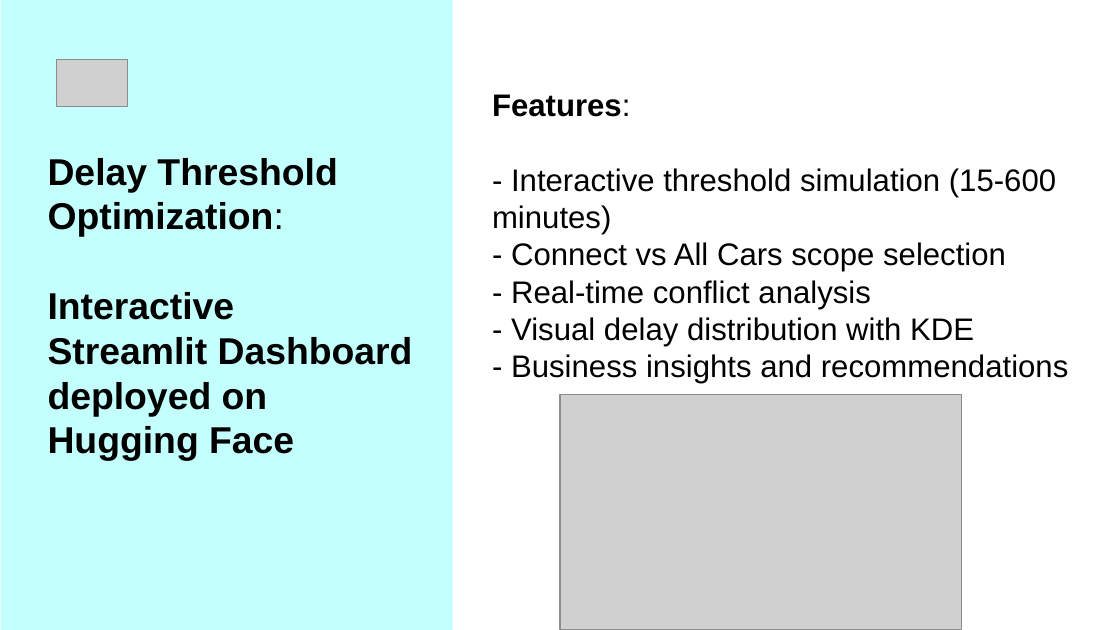
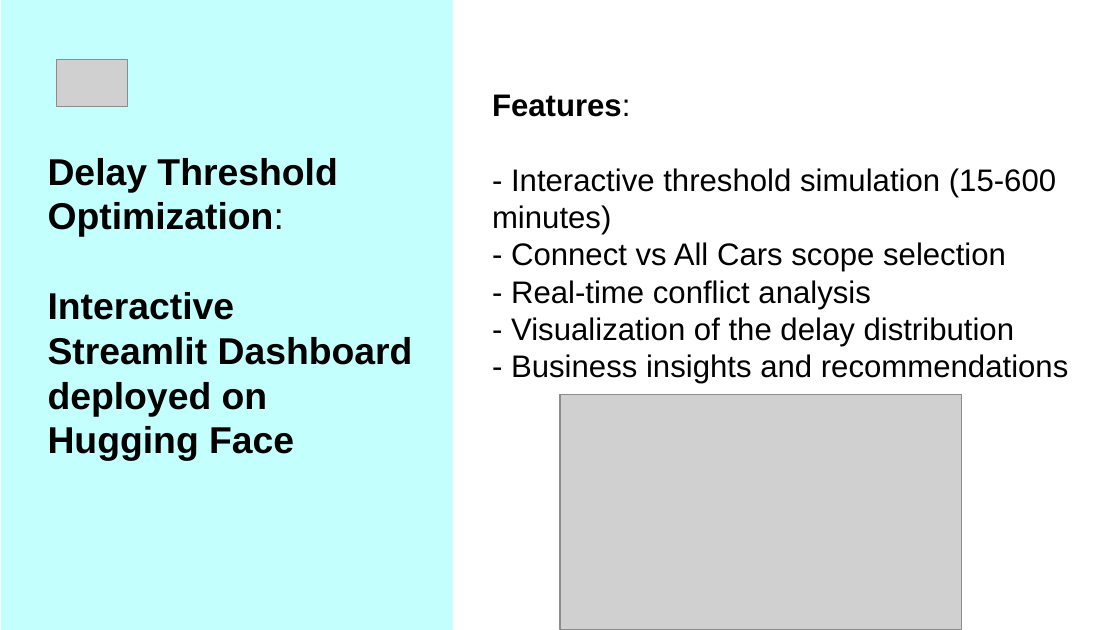
Before and after one commit to AgaHei/getaround-pricing-api, a slide deck: slide 5 of Getaround_Project_AH.pptx. Drawn at 1120x630 pixels with LibreOffice and Linux fonts; fonts in the diff are those of the drawing; grey boxes stand for pictures. Boxes give left, top, right and bottom in pixels: in the first picture for what was removed or moved away, otherwise in the second. Text is boxed around its words. In the diff, an @@ line names an element or a change of style, - is before the commit and + after.

```diff
--- a/Getaround_Project_AH.pptx
+++ b/Getaround_Project_AH.pptx
@@ title at box(492, 94, 1068, 384): text changed @@
-Features:
-- Interactive threshold simulation (15-600 minutes)
-- Connect vs All Cars scope selection
-- Real-time conflict analysis
-- Visual delay distribution with KDE
-- Business insights and recommendations
+Features:
+- Interactive threshold simulation (15-600 minutes)
+- Connect vs All Cars scope selection
+- Real-time conflict analysis
+- Visualization of the delay distribution
+- Business insights and recommendations
```
Also in this commit, not shown: 3 other slides changed.
